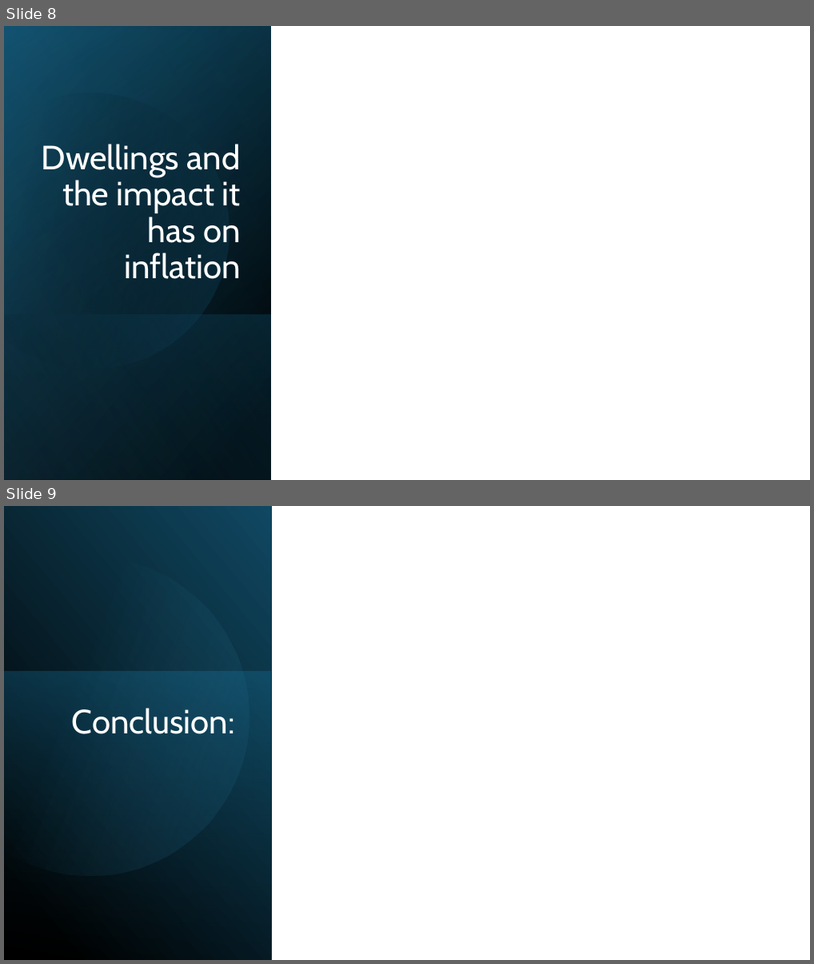
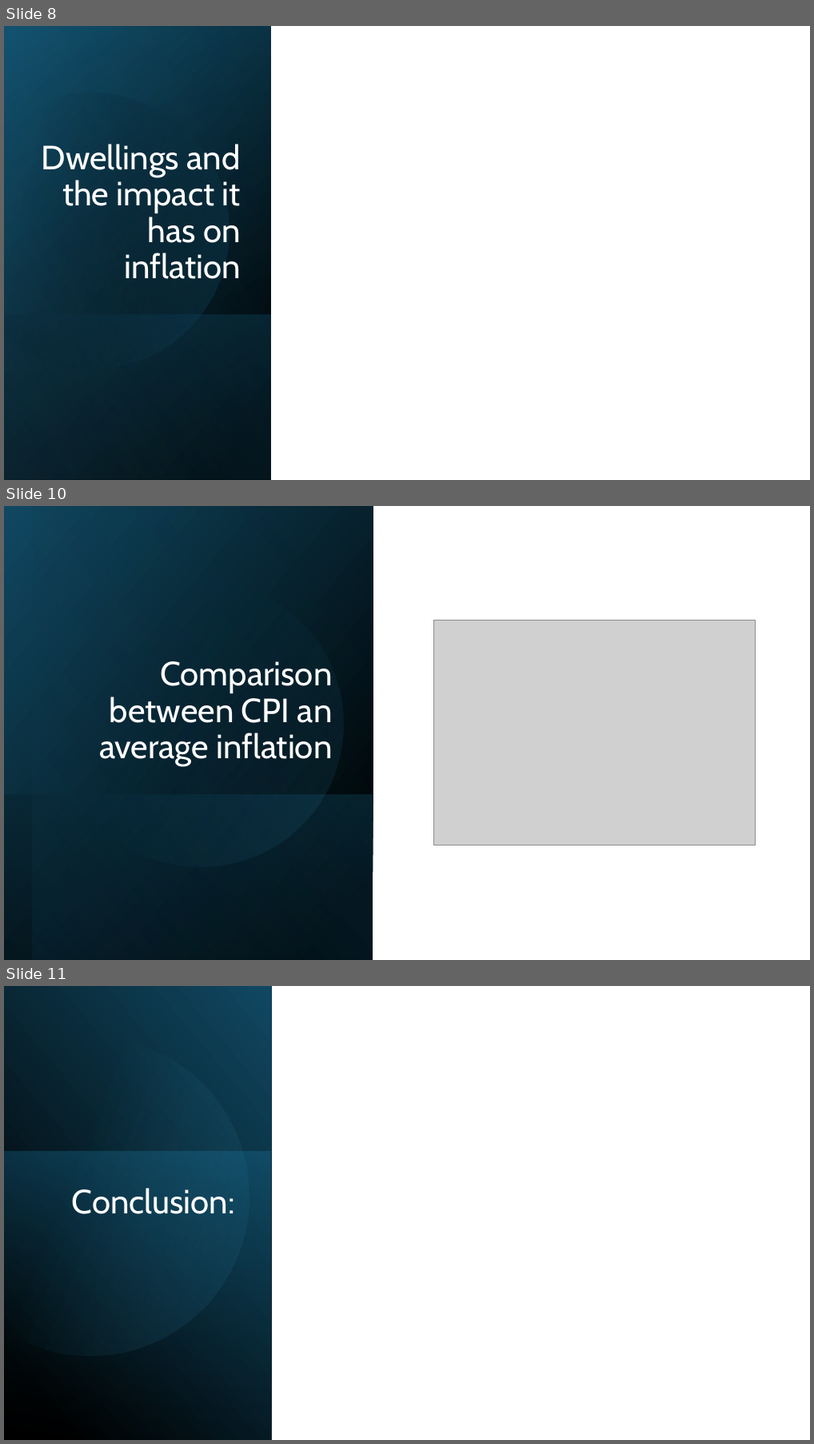
Before and after one commit to LachlanPotter33/project-1, a slide deck: How does Dwelling^J CPI and Fuel effect Inflation - PowerPoint.pptx. Shown one above the other, each under a label of ours: slides 8 and 9 before the commit, slides 8, 10 and 11 after it; the slides between them are not shown. The pictures are 814x964 and 814x1444 pixels, drawn with LibreOffice and Linux fonts; fonts in the diff are those of the drawing; grey boxes stand for pictures. Boxes give left, top, right and bottom in pixels: in the first picture for what was removed or moved away, otherwise in the second. Text is boxed around its words. In the diff, an @@ line names an element or a change of style, - is before the commit and + after.

```diff
--- a/How does Dwelling^J CPI and Fuel effect Inflation - PowerPoint.pptx
+++ b/How does Dwelling^J CPI and Fuel effect Inflation - PowerPoint.pptx
@@ slide 10 added at [4, 506, 810, 960], background #FFFFFF @@
@@ rectangle added at [4, 506, 373, 960], fill gradient #000000 to #104862 @@
@@ rectangle added at [33, 506, 374, 960], fill gradient #000000 to #156082 @@
@@ ellipse added at [33, 555, 370, 892], fill gradient #156082 to #46B1E1 @@
@@ picture added at [434, 620, 756, 844] @@
@@ title added at [99, 661, 333, 766], 40 pt, text #FFFFFF @@
+Comparison between CPI an average inflation
@@ rectangle added at [4, 794, 373, 960], fill gradient #156082 to #000000 @@
@@ what was slide 9 is now slide 11 @@
```
Also in this commit, not shown: 1 other slide added, 1 other file.
